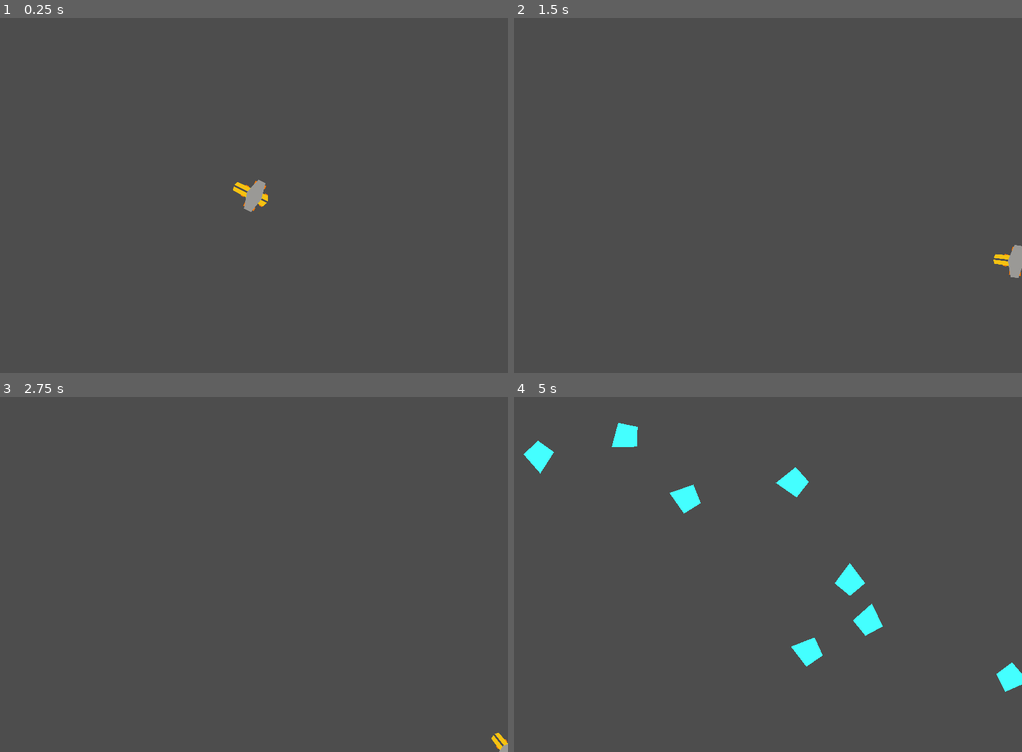
Above: before the commit, frames 1-4 (two rows, left to right).
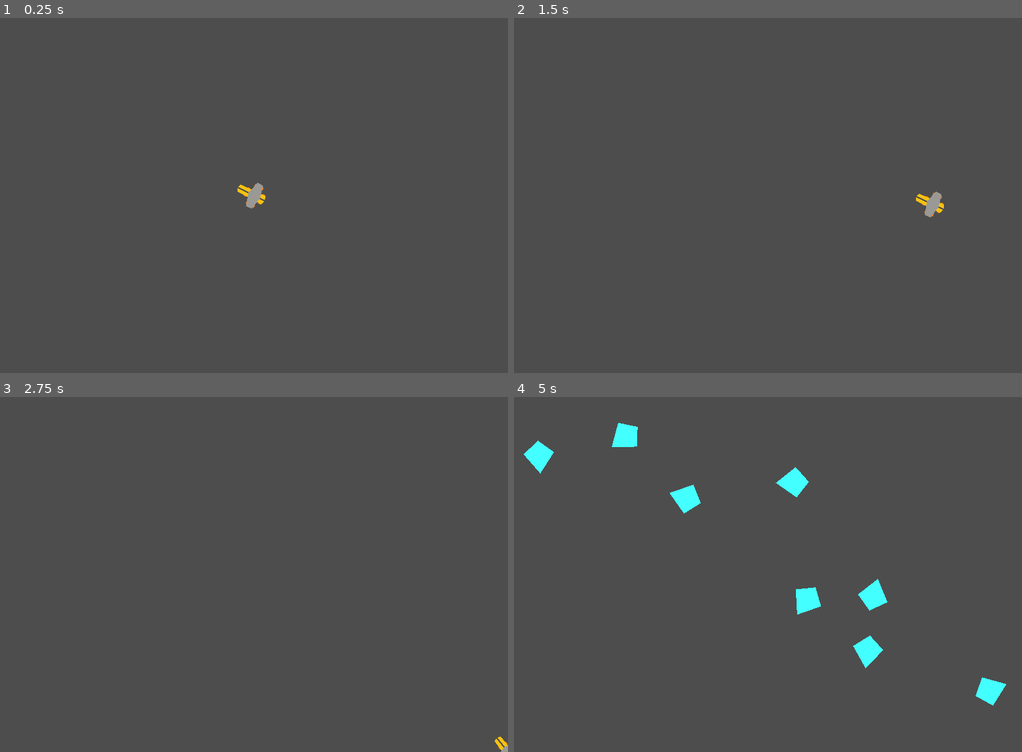
Above: after the commit, the same moments.

Repository: starshinePerigee/gun-with-engine
Game: Godot game, scene res://main.tscn
Two runs of this game, one before a commit and one after it. Both use one fixed random seed, a clock stepped at 60 frames per second and the inputs below.
Inputs (mouse positions are in pixels of both pictures, inside the frame that each line leads up to):
- Up to frame 1 (0.25 s): no input
- Up to frame 2 (1.5 s): tap Enter at 0.5 s; move the mouse to (879, 177) at 0.52 s; hold Right (ui_right) 0.53-1.28 s; click (879, 177) at 0.67 s; move the mouse to (666, 213) at 1.27 s; hold Down (ui_down) from 1.28 s (still down)
- Up to frame 3 (2.75 s): move the mouse to (304, 496) at 2.02 s; release Down (ui_down) at 2.03 s; hold Right (ui_right) from 2.03 s (still down)
- Up to frame 4 (5 s): move the mouse to (742, 645) at 2.77 s; release Right (ui_right) at 2.78 s; hold Up (ui_up) 2.78-3.53 s; click (742, 645) at 2.92 s; move the mouse to (920, 627) at 3.52 s; hold Left (ui_left) from 3.53 s (still down); move the mouse to (615, 521) at 4.27 s

The runs differ from the first frame. In frame 1, 0.2% of the frame differs, in the area x 45-53%, y 45-55%; in frame 2, 0.5%; in frame 3, less than 0.1%; in frame 4, 2.2%, in the area x 54-100%, y 46-87%.

Commit message:
Added player inertia.

Diff:
--- a/enemybase.tscn
+++ b/enemybase.tscn
@@ -11,7 +11,7 @@
 script = ExtResource("1_440gy")
 
 [node name="CollisionPolygon2D" type="CollisionPolygon2D" parent="."]
-scale = Vector2(0.5, 0.5)
+scale = Vector2(0.4, 0.4)
 polygon = PackedVector2Array(-60, 0, 0, -50, 60, 0, 0, 80)
 
 [node name="Polygon2D" type="Polygon2D" parent="."]
--- a/player.gd
+++ b/player.gd
@@ -1,9 +1,12 @@
 extends Node2D
 
 @export var speed = 650
+@export var acceleration = 800
+@export var braking_factor = 1.5  # percent of acceleration
 @export var rotation_degrees_per_second = 420
 
 var max_rotation_radians = deg_to_rad(rotation_degrees_per_second)
+var current_velocity = Vector2()
 
 var screen_size
 
@@ -51,10 +54,27 @@
 	if Input.is_action_pressed("ui_down"):
 		velocity.y += 1
 
-	if velocity.length() > 0:
-		velocity = velocity.normalized() * speed
+	velocity = velocity.normalized()
 
-	position += velocity * delta
+	for ax in range(2):
+		if (velocity[ax] == 0) or ((velocity[ax] < 0) != (current_velocity[ax] < 0)):
+			# velocity is opposite sign to current_velocity or velocity is 0
+			# apply the brakes
+			var braking_force = acceleration * braking_factor * delta
+			var braking_percent = abs(braking_force) / abs(current_velocity[ax])
+			if braking_percent > 1:
+				current_velocity[ax] = 0
+			else:
+				current_velocity[ax] *= 1 - braking_percent
+
+		if velocity[ax] != 0:
+			# also apply acceleration regardless of brake status
+			var accel_force = velocity[ax] * acceleration * delta
+			current_velocity[ax] += accel_force
+
+	current_velocity = current_velocity.limit_length(speed)
+
+	position += current_velocity * delta
 	position.x = clamp(position.x, 0, screen_size.x)
 	position.y = clamp(position.y, 0, screen_size.y)
 
--- a/player.tscn
+++ b/player.tscn
@@ -15,7 +15,7 @@
 }]
 
 [node name="Player" type="Node2D"]
-scale = Vector2(0.75, 0.75)
+scale = Vector2(0.6, 0.6)
 script = ExtResource("1_saecm")
 metadata/_edit_lock_ = true
 
